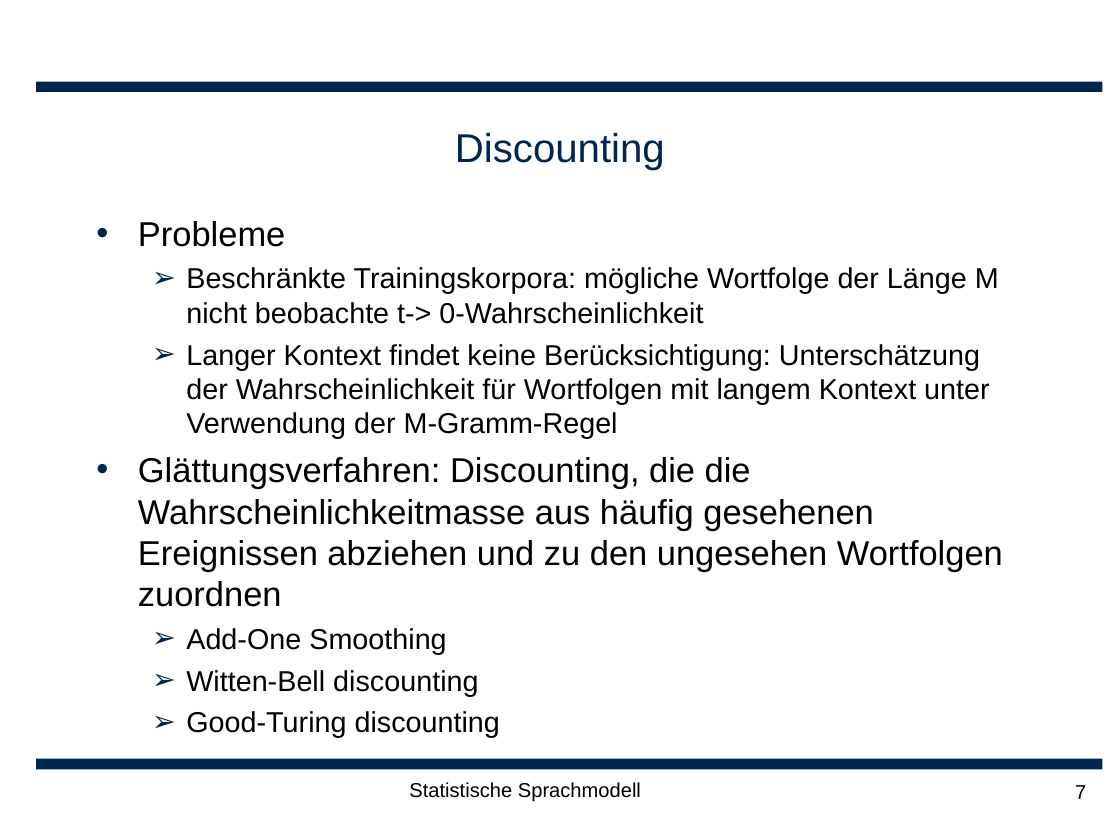
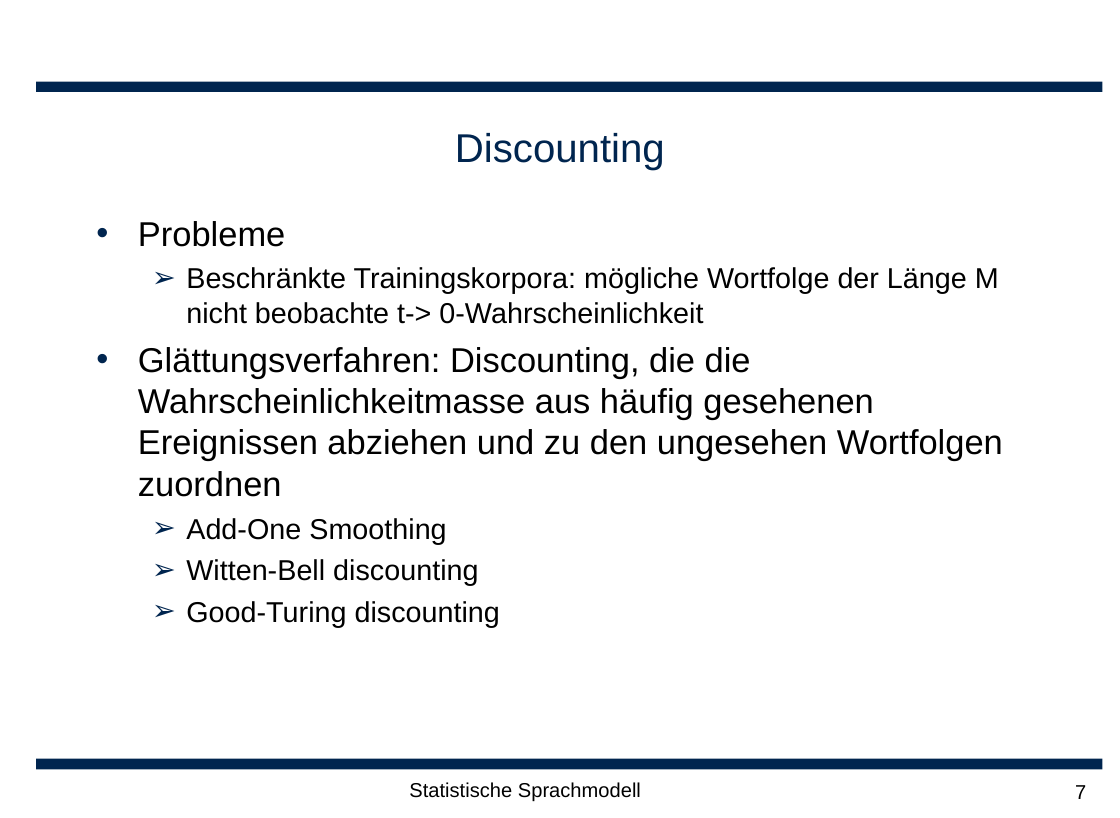
Before and after one commit to leonard117/arbeittet, a slide deck: slide 7 of ARS/doc/Statische Sprachmodellierung.ppt. Drawn at 1120x818 pixels with LibreOffice and Linux fonts; fonts in the diff are those of the drawing; background and template pictures are left out. Boxes give left, top, right and bottom in pixels: in the first picture for what was removed or moved away, otherwise in the second. Text is boxed around its words. In the diff, an @@ line names an element or a change of style, - is before the commit and + after.

```diff
--- a/ARS/doc/Statische Sprachmodellierung.ppt
+++ b/ARS/doc/Statische Sprachmodellierung.ppt
@@ text at [186,344,989,439]: paragraph removed @@
-  ➢ Langer Kontext findet keine Berücksichtigung: Unterschätzung der Wahrscheinlichkeit für Wortfolgen mit langem Kontext unter Verwendung der M-Gramm-Regel
```
Also in this commit, not shown: 2 other slides changed, 1 slide added, 1 other file.
